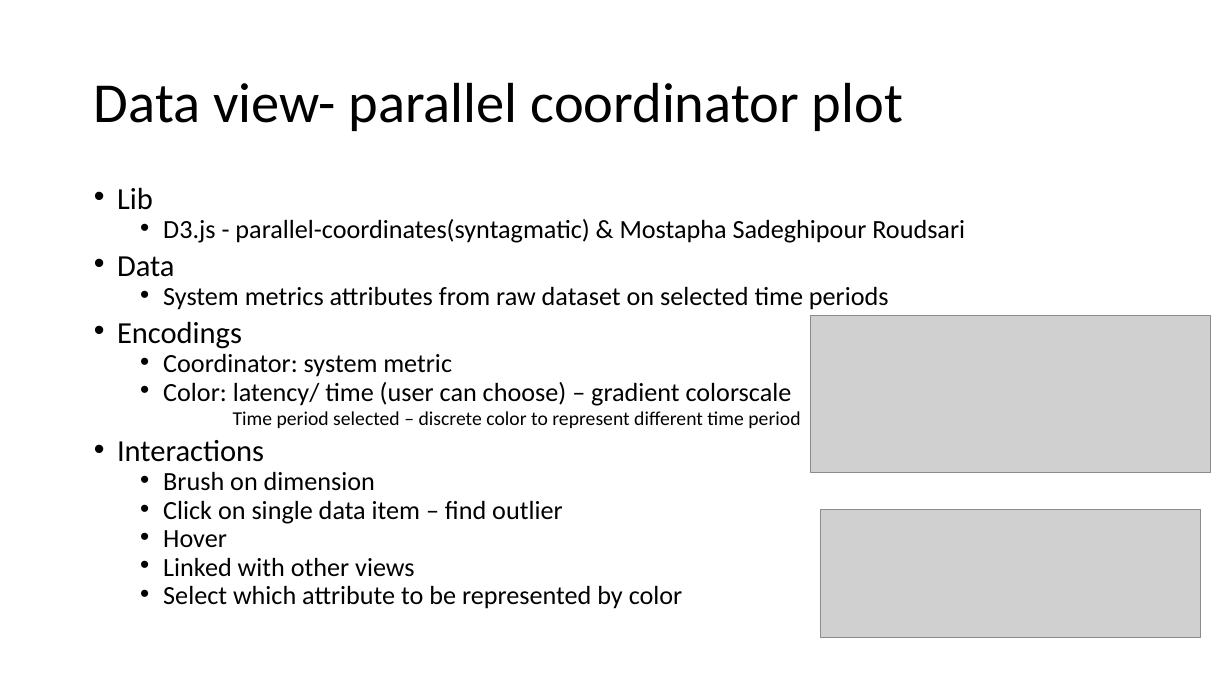
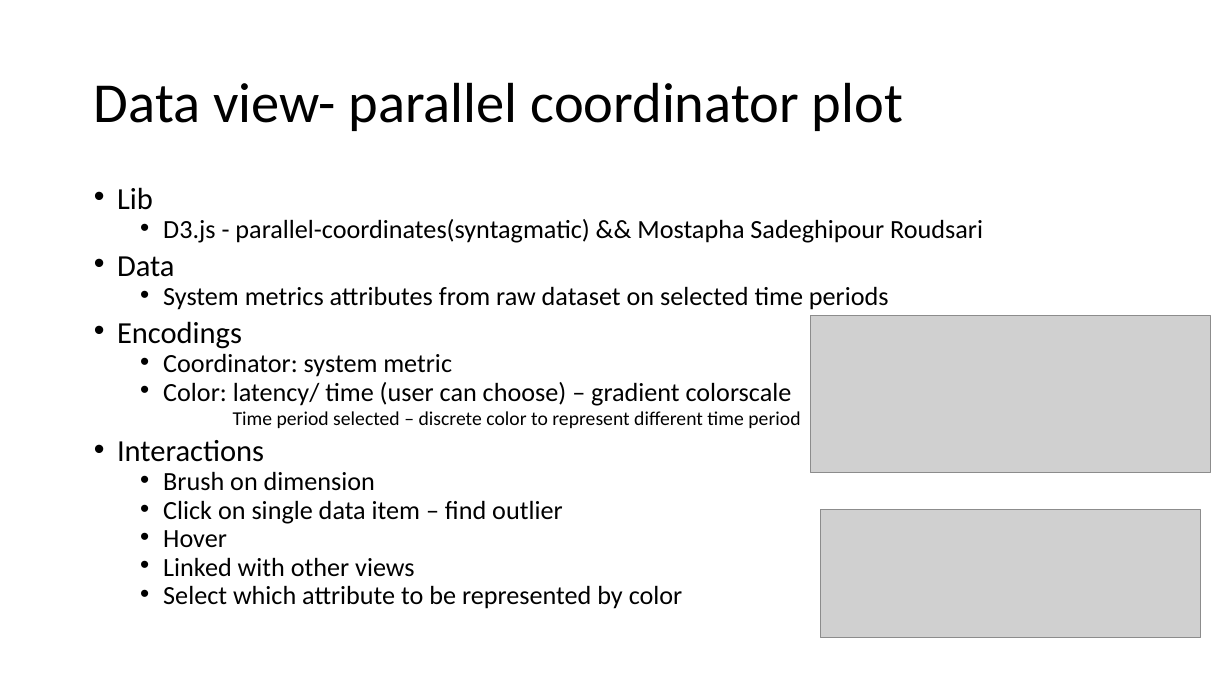
Before and after one commit to FWWorks/VAML_ApplicationPerformance, a slide deck: slide 10 of final_presentation/VAML Final Presentation.pptx. Drawn at 1232x693 pixels with LibreOffice and Linux fonts; fonts in the diff are those of the drawing; grey boxes stand for pictures. Boxes give left, top, right and bottom in pixels: in the first picture for what was removed or moved away, otherwise in the second. Text is boxed around its words. In the diff, an @@ line names an element or a change of style, - is before the commit and + after.

```diff
--- a/final_presentation/VAML Final Presentation.pptx
+++ b/final_presentation/VAML Final Presentation.pptx
@@ text at <box>163,219,983,243</box>: text changed @@
-  • D3.js - parallel-coordinates(syntagmatic) & Mostapha Sadeghipour Roudsari
+  • D3.js - parallel-coordinates(syntagmatic) && Mostapha Sadeghipour Roudsari
```
Also in this commit, not shown: 46 other files.
